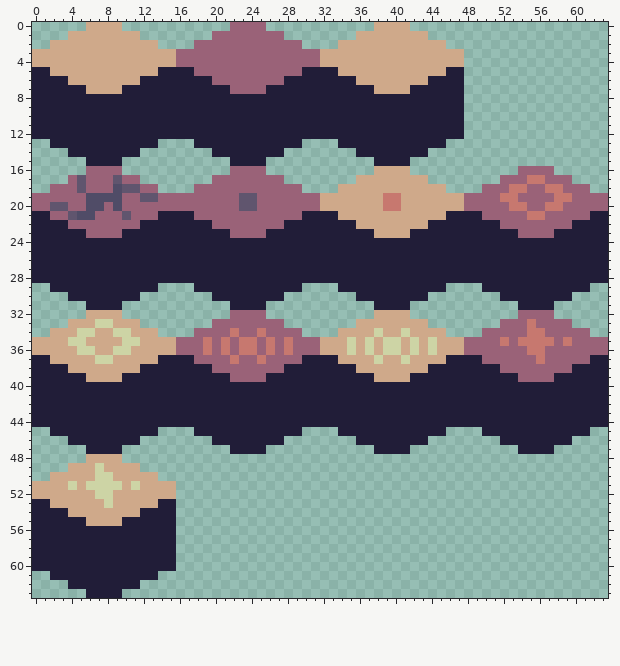
Two states of a pixel-art file, sprites/grid_tiles.aseprite. That is the earlier state.
64x64 pixels, 1 frame. Colours within 5 levels of each other are drawn and written as one.
The result:
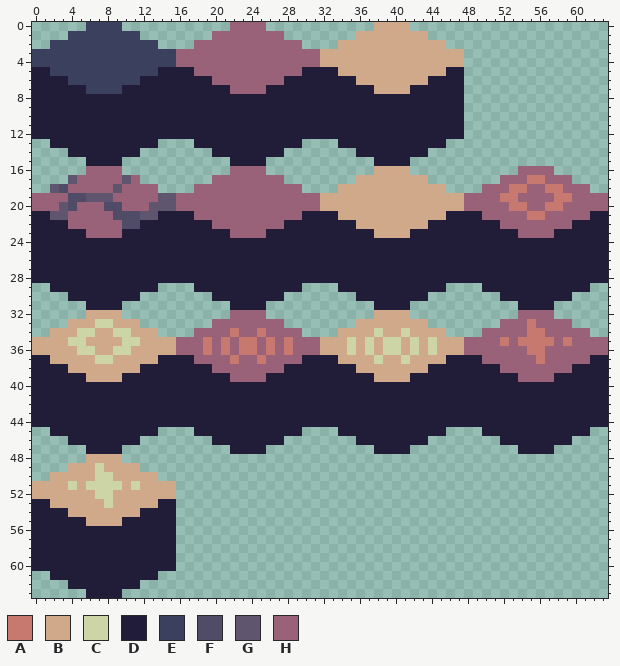
Palette (. is transparent): A #c7786f  B #cfa98a  C #cdd4a5  D #211d38  E #3b405e  F #504c67  G #60556e  H #9a6278
From old to new:
--- layer "Layer 6"
@@ x 0..17 @@
- 0 ......BBBB........
- 1 ....BBBBBBBB......
- 2 ..BBBBBBBBBBBB....
- 3 BBBBBBBBBBBBBBBBHH
- 4 BBBBBBBBBBBBBBBBHH
- 5 DDBBBBBBBBBBBBDDDD
- 6 DDDDBBBBBBBBDDDDDD
- 7 DDDDDDBBBBDDDDDDDD
+ 0 ......EEEE........
+ 1 ....EEEEEEEE......
+ 2 ..EEEEEEEEEEEE....
+ 3 EEEEEEEEEEEEEEEEHH
+ 4 EEEEEEEEEEEEEEEEHH
+ 5 DDEEEEEEEEEEEEDDDD
+ 6 DDDDEEEEEEEEDDDDDD
+ 7 DDDDDDEEEEDDDDDDDD
  8 DDDDDDDDDDDDDDDDDD
@@ x 0..42 @@
 16 ......HHHH............HHHH............BBBB.
-17 ....HGHHHGHH........HHHHHHHH........BBBBBBB
-18 ..HHHGHHHFGGHH....HHHHHHHHHHHH....BBBBBBBBB
-19 HHHHHHFFFFHHGGHHHHHHHHHGGHHHHHHHBBBBBBBAABB
-20 HHGGHHFFHFHHHHHHHHHHHHHGGHHHHHHHBBBBBBBAABB
-21 DDHHGFFHHHGHHHDDDDHHHHHHHHHHHHDDDDBBBBBBBBB
-22 DDDDHHHHHHHHDDDDDDDDHHHHHHHHDDDDDDDDBBBBBBB
+17 ....GHHHHHGH........HHHHHHHH........BBBBBBB
+18 ..GFHHHHHGHHHH....HHHHHHHHHHHH....BBBBBBBBB
+19 HHHHFFGGGHHHHHGGHHHHHHHHHHHHHHHHBBBBBBBBBBB
+20 HHHGFHHHFFHHHGGGHHHHHHHHHHHHHHHHBBBBBBBBBBB
+21 DDGGHHHHHFFFGGDDDDHHHHHHHHHHHHDDDDBBBBBBBBB
+22 DDDDHHHHHHFFDDDDDDDDHHHHHHHHDDDDDDDDBBBBBBB
 23 DDDDDDHHHHDDDDDDDDDDDDHHHHDDDDDDDDDDDDBBBBD
